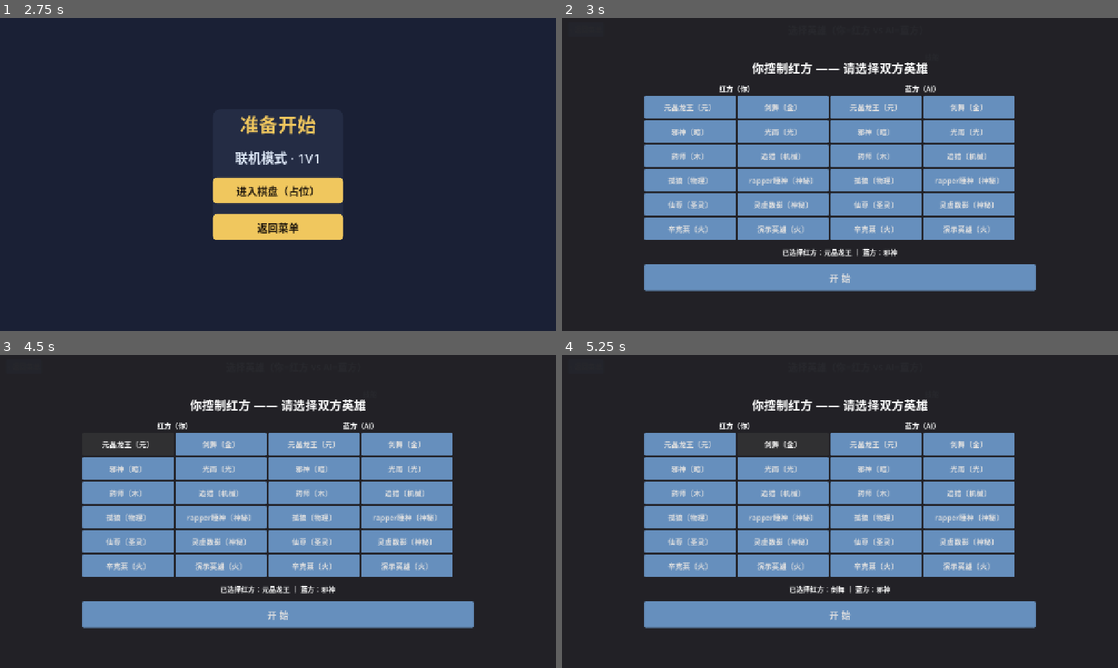
Above: before the commit, frames 1-4 (two rows, left to right).
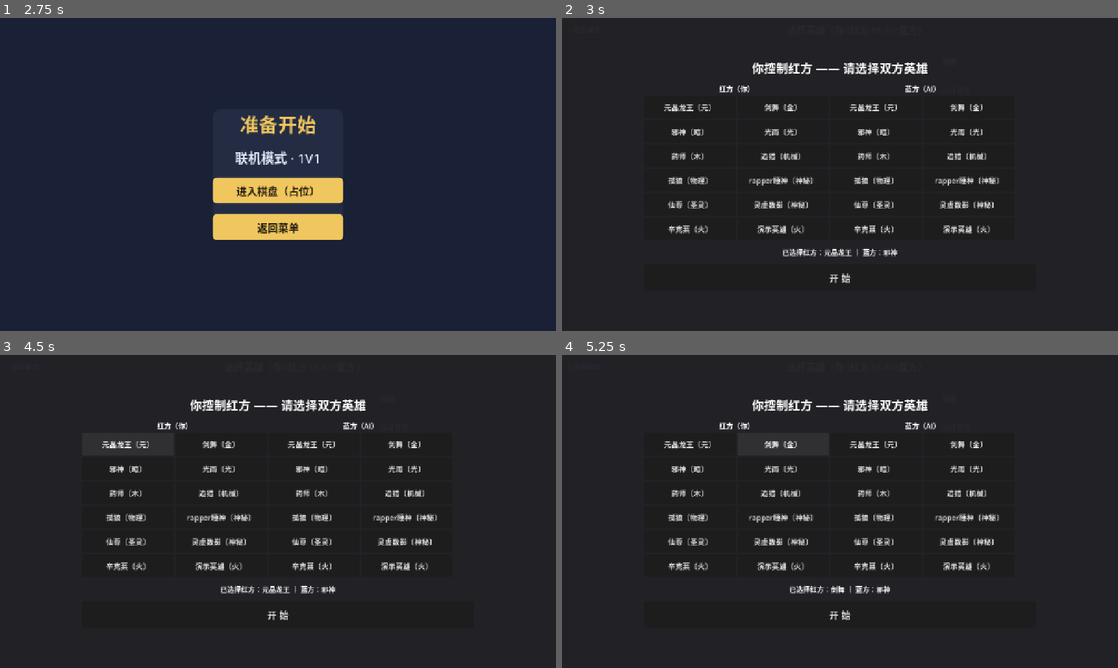
Above: after the commit, the same moments.

Repository: CBWZS-Cyber/zhanqi-godot
Game: Godot game, scene res://scenes/MainUI.tscn
Two runs of this game, one before a commit and one after it. Both use one fixed random seed, a clock stepped at 60 frames per second and the inputs below.
Inputs:
- Up to frame 1 (2.75 s): click "开始游戏" at 0.5 s; click "联机模式" at 1.25 s; click "1V1" at 2 s
- Up to frame 2 (3 s): click "进入棋盘（占位）" at 2.75 s
- Up to frame 3 (4.5 s): click "‹ 返回菜单" at 3.5 s; click "元晶龙王〔元〕" at 4.25 s
- Up to frame 4 (5.25 s): click "剑舞〔金〕" at 5 s

Frame 1 is identical in both runs. In frame 2, 34% of the frame differs, in the area x 14-86%, y 24-88%; in frame 3, 33%; in frame 4, 33%.

Commit message:
1V1 界面对齐 4V4 风格：棋盘改国际象棋木色格+深棕描边+翼格蓝（阵营用边框色标识，不再整格染色），右栏复用 battle_hud 视觉规格（深蓝圆角卡片+金色日志标题），按钮统一深蓝样式

Diff:
--- a/scripts/ui/duel.gd
+++ b/scripts/ui/duel.gd
@@ -9,6 +9,11 @@
 const COL_DARK := Color(0.55, 0.40, 0.28)
 const COL_LIGHT := Color(0.93, 0.87, 0.74)
 const COL_WING := Color(0.40, 0.56, 0.74)
+const COL_BORDER := Color(0.15, 0.12, 0.10)
+const COL_WING_EDGE := Color(0.16, 0.28, 0.44)
+const COL_TEXT := Color(0.18, 0.13, 0.09)
+const COL_PANEL := Color(0.10, 0.12, 0.19, 0.94)
+const COL_GOLD := Color(0.941, 0.780, 0.369)
 const COL_MOVE := Color(0.45, 0.85, 0.45)
 const COL_CAST := Color(0.95, 0.80, 0.3)
 const COL_RED := Color(0.78, 0.25, 0.18)
@@ -67,6 +72,20 @@
 	_last_cell = _board_cell_size()
 	_select_screen()
 
+func _style_btn(b: Button) -> void:
+	var n := StyleBoxFlat.new()
+	n.bg_color = Color(0.10, 0.12, 0.19, 0.9)
+	n.border_color = Color(0.45, 0.42, 0.30)
+	n.set_border_width_all(1)
+	n.set_corner_radius_all(8)
+	var h := n.duplicate(); h.bg_color = Color(0.20, 0.23, 0.36)
+	var pr := n.duplicate(); pr.bg_color = Color(0.08, 0.09, 0.15)
+	b.add_theme_stylebox_override("normal", n)
+	b.add_theme_stylebox_override("hover", h)
+	b.add_theme_stylebox_override("pressed", pr)
+	b.add_theme_color_override("font_color", Color(0.92, 0.95, 0.99))
+	b.add_theme_color_override("font_hover_color", Color(1.0, 0.95, 0.8))
+
 func _panel_style(col: Color, radius: int) -> StyleBoxFlat:
 	var sb := StyleBoxFlat.new()
 	sb.bg_color = col
@@ -84,6 +103,7 @@
 	var back := Button.new()
 	back.text = "‹ 返回菜单"
 	back.pressed.connect(func(): get_tree().change_scene_to_file("res://scenes/MainUI.tscn"))
+	_style_btn(back)
 	top.add_child(back)
 	_title = Label.new()
 	_title.size_flags_horizontal = Control.SIZE_EXPAND_FILL
@@ -93,6 +113,7 @@
 	_end_turn_btn = Button.new()
 	_end_turn_btn.text = "结束回合"
 	_end_turn_btn.pressed.connect(_on_end_turn)
+	_style_btn(_end_turn_btn)
 	top.add_child(_end_turn_btn)
 	v.add_child(top)
 	# 中栏：左棋盘 / 右面板
@@ -112,11 +133,27 @@
 	_hint.text = ""
 	_hint.autowrap_mode = TextServer.AUTOWRAP_WORD_SMART
 	left.add_child(_hint)
-	# 右侧面板
+	# 右侧面板（对齐 4V4 battle_hud 风格）
+	var right_card := Panel.new()
+	var rcs := StyleBoxFlat.new()
+	rcs.bg_color = COL_PANEL
+	rcs.set_corner_radius_all(16)
+	right_card.add_theme_stylebox_override("panel", rcs)
+	right_card.custom_minimum_size = Vector2(400, 0)
+	right_card.size_flags_vertical = Control.SIZE_EXPAND_FILL
+	mid.add_child(right_card)
+	var rmargin := MarginContainer.new()
+	rmargin.set_anchors_preset(Control.PRESET_FULL_RECT)
+	rmargin.add_theme_constant_override("margin_left", 10)
+	rmargin.add_theme_constant_override("margin_right", 10)
+	rmargin.add_theme_constant_override("margin_top", 8)
+	rmargin.add_theme_constant_override("margin_bottom", 8)
+	right_card.add_child(rmargin)
 	var right := VBoxContainer.new()
-	right.custom_minimum_size = Vector2(430, 0)
-	mid.add_child(right)
+	right.add_theme_constant_override("separation", 6)
+	rmargin.add_child(right)
 	_unit_info = Label.new()
+	_unit_info.add_theme_color_override("font_color", Color(0.92, 0.95, 0.99))
 	_unit_info.text = ""
 	_unit_info.autowrap_mode = TextServer.AUTOWRAP_WORD_SMART
 	right.add_child(_unit_info)
@@ -127,9 +164,16 @@
 	_skill_desc.text = ""
 	_skill_desc.autowrap_mode = TextServer.AUTOWRAP_WORD_SMART
 	right.add_child(_skill_desc)
+	var log_title := Label.new()
+	log_title.text = "战斗日志"
+	log_title.add_theme_color_override("font_color", COL_GOLD)
+	right.add_child(log_title)
 	var log_panel := Panel.new()
 	log_panel.size_flags_vertical = Control.SIZE_EXPAND_FILL
-	log_panel.add_theme_stylebox_override("panel", _panel_style(Color(0.12, 0.12, 0.14), 8))
+	var lps := StyleBoxFlat.new()
+	lps.bg_color = Color(0.06, 0.08, 0.14, 0.85)
+	lps.set_corner_radius_all(10)
+	log_panel.add_theme_stylebox_override("panel", lps)
 	var inner := MarginContainer.new()
 	inner.set_anchors_preset(Control.PRESET_FULL_RECT)
 	inner.add_theme_constant_override("margin_left", 8)
@@ -154,6 +198,7 @@
 	_again_btn.text = "再来一局（重选英雄）"
 	_again_btn.visible = false
 	_again_btn.pressed.connect(_on_again)
+	_style_btn(_again_btn)
 	right.add_child(_again_btn)
 	return v
 
@@ -360,6 +405,7 @@
 		else:
 			nb.pressed.connect(func():
 				_on_skill(i))
+		_style_btn(nb)
 		_skill_buttons.append(nb)
 		_skill_row.add_child(nb)
 	_skill_desc.text = ""
@@ -513,47 +559,51 @@
 		var cell: Vector2i = _cell_coords[i]
 		var cb: Button = _cell_buttons[i]
 		var u := _unit_at(cell) if _battle != null else null
-		var st: StyleBoxFlat = cb.get_theme_stylebox("normal")
-		if st == null:
-			st = _panel_style(Color(1, 1, 1), 6)
-			cb.add_theme_stylebox_override("normal", st)
-		if cell.x == 0 or cell.x == 4:
-			st.bg_color = COL_WING
-		else:
-			st.bg_color = COL_LIGHT if (cell.x + cell.y) % 2 == 0 else COL_DARK
-		# 状态色
+		# 底色：国际象棋木色 / 翼格蓝
+		var base := COL_WING if (cell.x == 0 or cell.x == 4) else (COL_LIGHT if (cell.x + cell.y) % 2 == 0 else COL_DARK)
+		var edge := COL_WING_EDGE if (cell.x == 0 or cell.x == 4) else COL_BORDER
+		var border_col := edge
+		var bw := 2.0
+		# 高亮
 		if _phase == "play" and _battle != null and _battle.waiting():
 			var me := _battle.current()
 			if me != null:
 				if _focus != null and cell in _battle.move_cells_of(_focus):
-					st.bg_color = COL_MOVE
+					base = base.lerp(COL_MOVE, 0.45)
 				if _cast_slot >= 1:
 					if _battle.is_dash(me, _cast_slot):
 						if _battle.is_charge(me, _cast_slot):
 							var tc := _unit_at(cell)
 							if tc != null and tc.team != me.team:
-								st.bg_color = COL_CAST
+								base = base.lerp(COL_CAST, 0.5)
 						else:
 							if cell in _battle.landable_cells(me, _battle.dash_dist_of(me, _cast_slot)):
-								st.bg_color = COL_CAST
+								base = base.lerp(COL_CAST, 0.5)
 					else:
 						var t2 := _unit_at(cell)
 						if t2 != null and t2.team != me.team and t2 in _battle.targets_in_range(me, _cast_slot):
-							st.bg_color = COL_CAST
+							base = base.lerp(COL_CAST, 0.5)
+		# 占格：保持木色，用阵营边框标识
 		if u != null:
-			var mark := "红" if u.team == 0 else "蓝"
-			var col := COL_RED if u.team == 0 else COL_BLUE
-			cb.text = "%s · %s\n%d/%d" % [mark, u.name, u.hp, u.max_hp]
-			if (u.team == 0 and cell.x == 0) or (u.team == 1 and cell.x == 4):
-				st.bg_color = col
-			else:
-				st.bg_color = st.bg_color.lerp(col, 0.82)
-			cb.add_theme_color_override("font_color", Color(1, 1, 1))
-			cb.add_theme_color_override("font_shadow_color", Color(0, 0, 0, 0.7))
-			cb.add_theme_constant_override("shadow_offset_x", 1)
-			cb.add_theme_constant_override("shadow_offset_y", 1)
-		else:
-			cb.text = ""
+			border_col = COL_RED if u.team == 0 else COL_BLUE
+			bw = 3.0
+		# 三态样式（独立实例，避免共享主题样式互串）
+		var n := StyleBoxFlat.new()
+		n.bg_color = base
+		n.border_color = border_col
+		n.set_border_width_all(int(bw))
+		var h := n.duplicate(); h.bg_color = base.lerp(Color(1, 1, 1), 0.10)
+		var pr := n.duplicate(); pr.bg_color = base.lerp(Color(0, 0, 0), 0.12)
+		cb.add_theme_stylebox_override("normal", n)
+		cb.add_theme_stylebox_override("hover", h)
+		cb.add_theme_stylebox_override("pressed", pr)
+		cb.add_theme_stylebox_override("focus", StyleBoxEmpty.new())
+		cb.text = ("%s · %s\n%d/%d" % [("红" if u.team == 0 else "蓝"), u.name, u.hp, u.max_hp]) if u != null else ""
+		var txt_col := Color(1, 0.98, 0.92) if u != null else COL_TEXT
+		cb.add_theme_color_override("font_color", txt_col)
+		cb.add_theme_color_override("font_hover_color", txt_col)
+		cb.add_theme_color_override("font_pressed_color", txt_col)
+		cb.add_theme_color_override("font_focus_color", txt_col)
 		if _phase == "select":
 			cb.visible = false
 		else:
